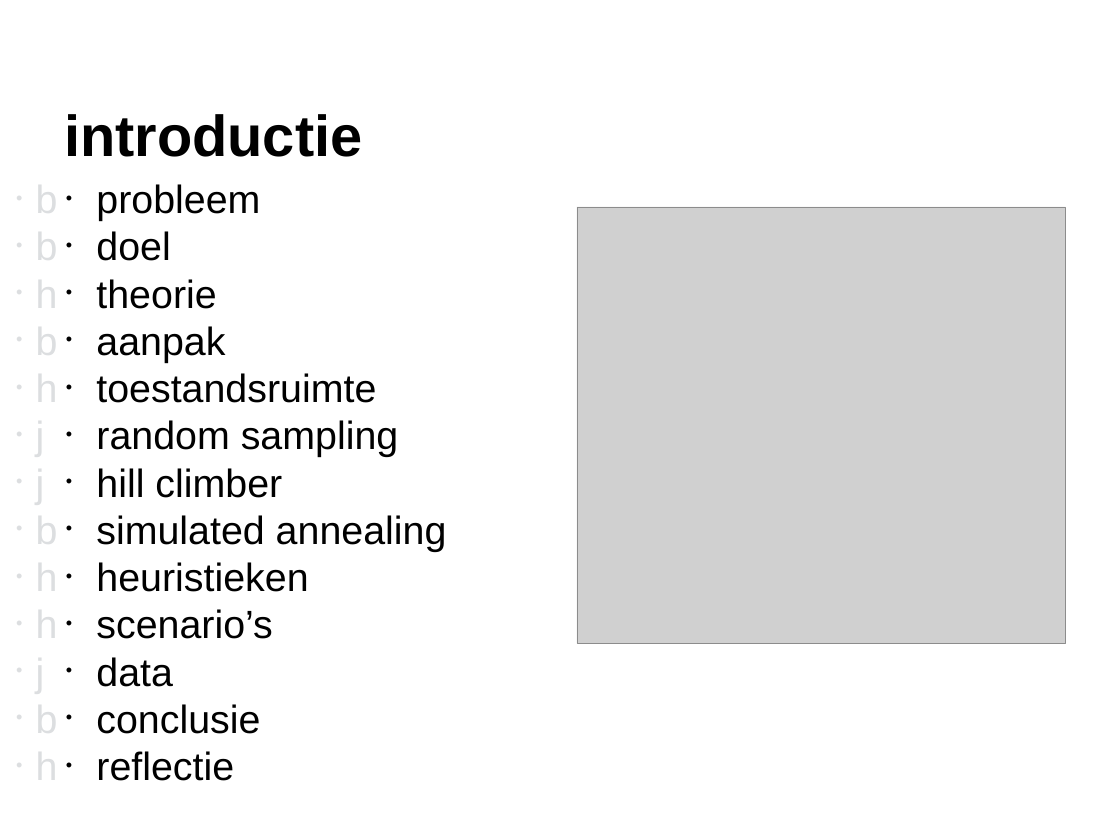
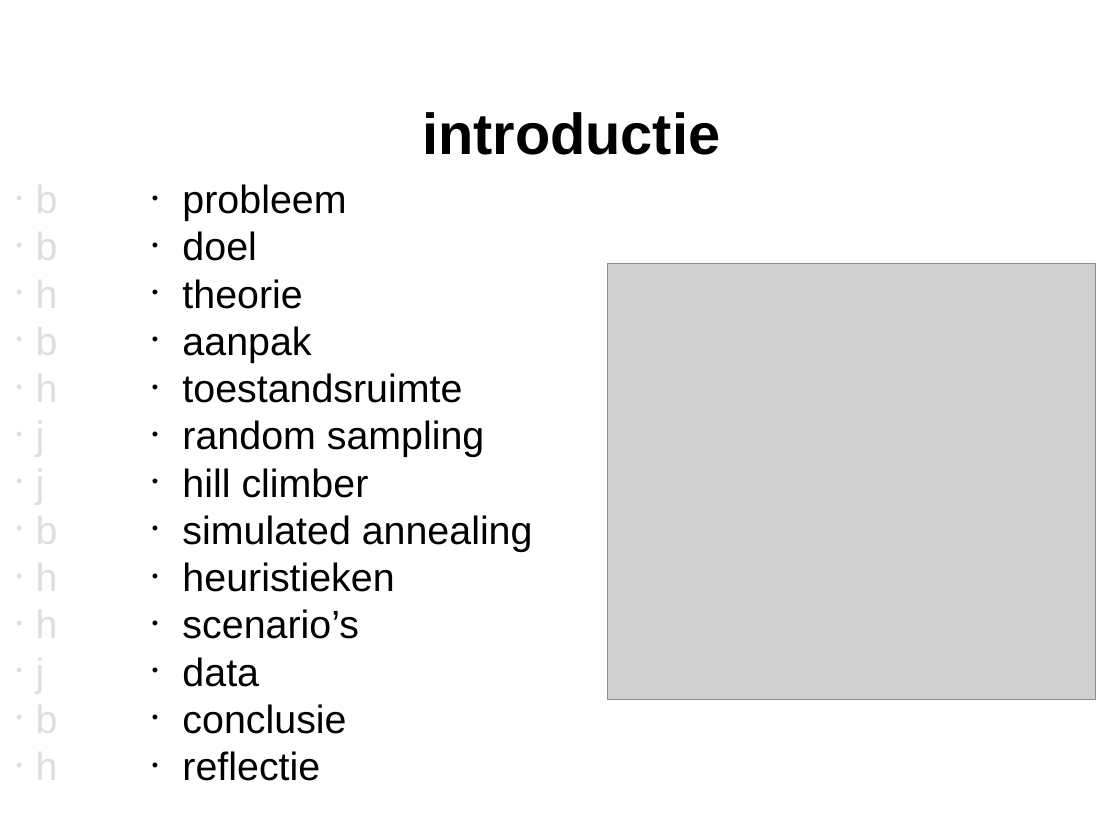
Before and after one commit to JuliaJansen/-HabboHotel, a slide deck: slide 2 of powerpoints/eindpresentatie heuristieken.pptx. Drawn at 1120x840 pixels with LibreOffice and Linux fonts; fonts in the diff are those of the drawing; grey boxes stand for pictures. Boxes give left, top, right and bottom in pixels: in the first picture for what was removed or moved away, otherwise in the second. Text is boxed around its words. In the diff, an @@ line names an element or a change of style, - is before the commit and + after.

```diff
--- a/powerpoints/eindpresentatie heuristieken.pptx
+++ b/powerpoints/eindpresentatie heuristieken.pptx
@@ title "introductie": place and size @@
-title "introductie" at (64, 114, 362, 157)
+title "introductie" at (422, 112, 720, 155)
@@ text "probleem": place and size @@
-text "probleem" at (96, 184, 447, 781)
+text "probleem" at (182, 184, 533, 781)
@@ picture: place and size @@
-picture at (577, 207, 1066, 643)
+picture at (607, 263, 1096, 699)
```
Also in this commit, not shown: 10 other slides changed, 11 slides added.
